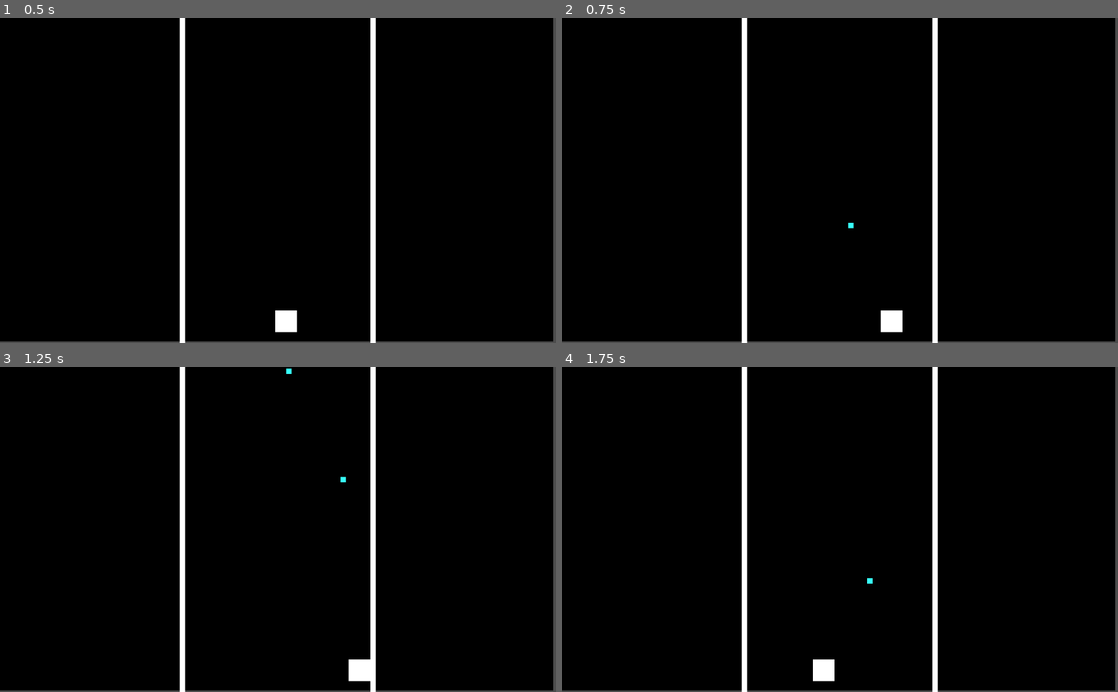
Above: before the commit, frames 1-4 (two rows, left to right).
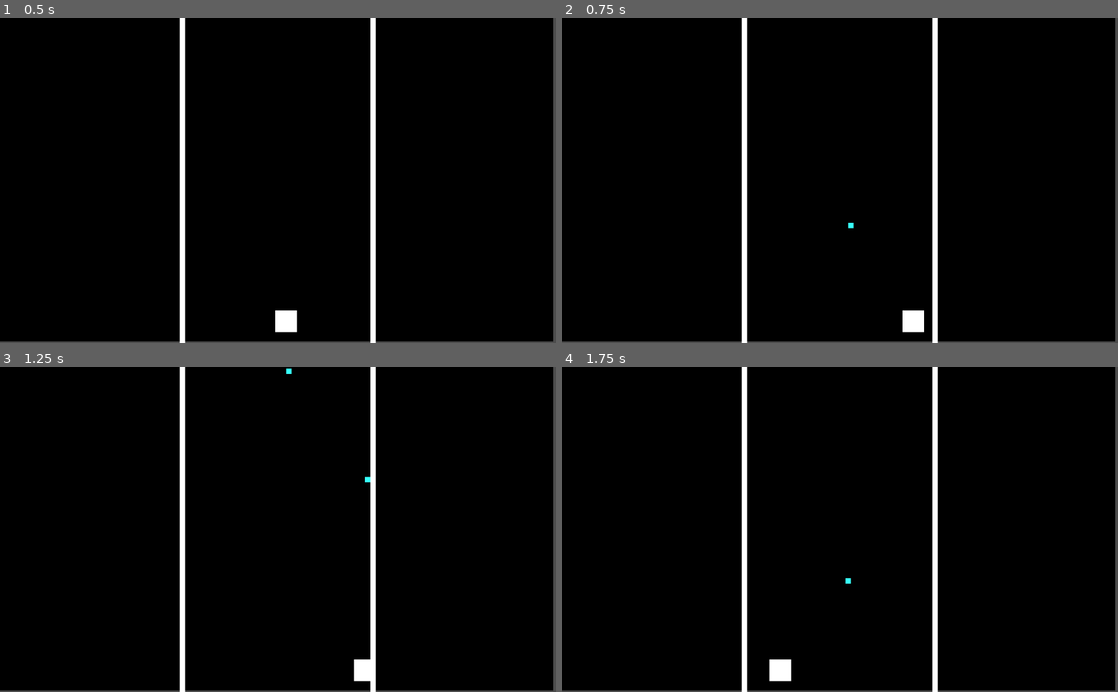
Above: after the commit, the same moments.

Repository: johnnybigoode-zz/not-gradius
Game: Godot game, scene res://MainRoot.tscn
Same seed, same stepped clock (60 frames per second), same inputs: the game is played once before the commit and once after it.
Inputs:
- Up to frame 1 (0.5 s): no input
- Up to frame 2 (0.75 s): tap Enter (ui_accept) at 0.5 s; hold Right (ui_right) from 0.53 s (still down)
- Up to frame 3 (1.25 s): keep holding Right (ui_right); tap Enter (ui_accept) at 0.77 s
- Up to frame 4 (1.75 s): release Right (ui_right) at 1.28 s; hold Left (ui_left) from 1.28 s (still down); tap Enter (ui_accept) at 1.52 s

Frame 1 is identical in both runs. In frame 2, 0.5% of the frame differs, in the area x 57-66%, y 89-97%; in frame 3, 0.1%; in frame 4, 0.6%, in the area x 37-56%, y 64-97%.

Commit message:
Ship is faster and can hit small enemies on border + enemies spawn

Diff:
--- a/MainRoot.gd
+++ b/MainRoot.gd
@@ -1,7 +1,9 @@
 extends Node2D
 
 var Enemy = load("res://Enemy.tscn")
+var SmallerEnemy = load("res://SmallerEnemy.tscn")
 var Border = load("res://Borders.tscn")
+
 onready var Global = get_node("/root/Global")
 
 var timer = null
@@ -29,14 +31,18 @@
 	timer.connect("timeout", self, "spawn_enemy")
 	timer.start()
 
-var spawn_list = ["spawn_single_enemy","spawn_five_enemies"]
+var spawn_list = ["spawn_several_small_enemies","spawn_five_enemies"]
+
+func spawn_several_small_enemies():
+	for n in 25:
+		spawn_single_enemy(SmallerEnemy)
 
 func spawn_five_enemies():
 	for n in 5:
-		spawn_single_enemy()
+		spawn_single_enemy(Enemy)
 
-func spawn_single_enemy():
-	var e = Enemy.instance()
+func spawn_single_enemy(type_to_spawn):
+	var e = type_to_spawn.instance()
 	var row = int(rand_range(0, 3)) * row_width
 	var spawn_x_pos = clamp(rand_range(0, 600),Global.left_border_x,Global.right_border_x)
 	var randHorizontalPos = Vector2(spawn_x_pos,row+20)
--- a/Shooter.gd
+++ b/Shooter.gd
@@ -3,7 +3,7 @@
 var Bullet = load("res://Bullet.tscn")
 onready var Global = get_node("/root/Global")
 
-const speed = 400
+const speed = 600
 var hasShot = 0
 var shipWidth = 40
 # Called when the node enters the scene tree for the first time.
@@ -16,7 +16,7 @@
 	if Input.is_action_pressed("ui_right"):
 		position += Vector2(delta * speed,0)
 
-	position.x = clamp(position.x, Global.left_border_x, Global.right_border_x-shipWidth)
+	position.x = clamp(position.x, Global.left_border_x-(shipWidth/4), Global.right_border_x-(shipWidth-shipWidth/4))
 	if Input.is_action_pressed("ui_accept"):
 		if(hasShot <= 0):
 			hasShot = 10
--- /dev/null
+++ b/SpinEnemy.gd
@@ -0,0 +1,31 @@
+extends Node2D
+
+var rotation_speed = 180
+var speed = Vector2(0,50)
+var canShoot = false
+
+func _ready():
+	position = Vector2(400,200)
+
+func do_movement(delta):
+	position += speed*delta
+
+func try_shoot():
+	pass
+
+func _process(delta):
+	do_movement(delta)
+	set_global_rotation_degrees(get_global_rotation_degrees() + rotation_speed*delta)
+	try_shoot()
+	#make function that shoots towards player position
+	#need to set timer for shooting
+	#conect timer to shooter
+	#might have to expose player position in global?
+
+
+func _on_Area2D_area_entered(area):
+	if(area.is_in_group("Bullet")):
+		area.get_parent().queue_free()
+		self.queue_free()
+		Global.score += 1
+		print(Global.score)
